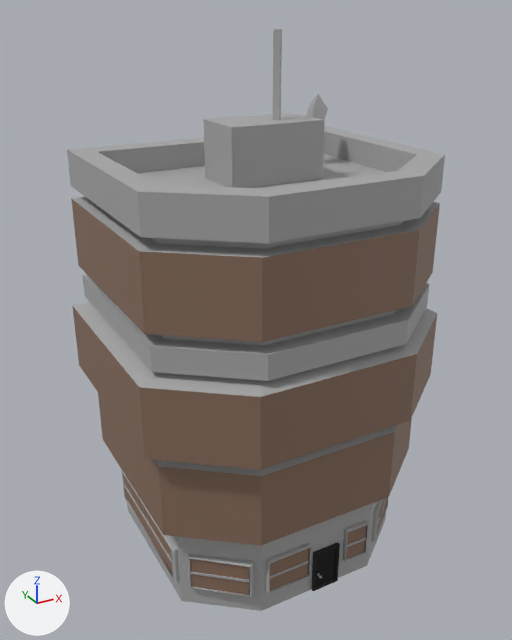
An edit to the FBX model SeniorProject2025/Assets/BetaBuildings/FancyOffice.fbx, drawn before and after from the same camera.
Rendered twice from a 50 mm camera at (-0.72, -1.142, 1.226) aimed at (-0.026, 0.12, 0.595). Lighting does not change. The marker at lower left points along +X, +Y and +Z. Where no turn or scale is listed for an object, it has been applied to the vertices.
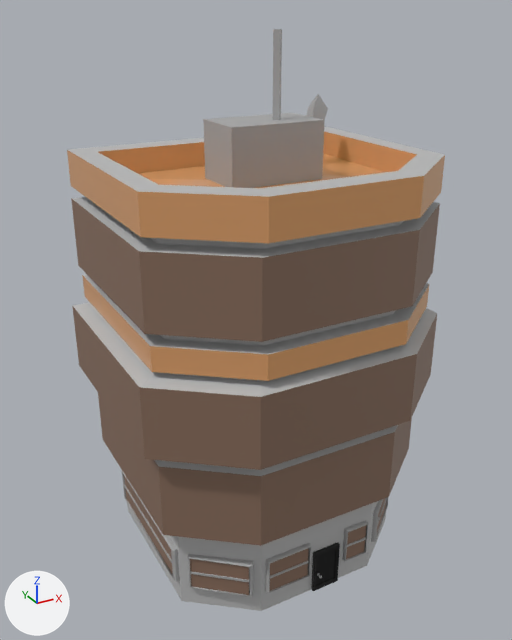
Pixel boxes [x1, y1, x2, y2] of what changed, in the pictures (512 x 640 px):
part 1 of me_mesh_005, recoloured: [146, 127, 444, 313] in both
part 2 of me_mesh_005, recoloured: [68, 143, 182, 601] in both
part 3 of me_mesh_005, recoloured: [260, 155, 444, 611] in both
part 4 of me_mesh_005, recoloured: [138, 185, 269, 611] in both
part 5 of me_mesh_005, recoloured: [67, 131, 445, 244] in both
part 6 of me_mesh_005, recoloured: [82, 275, 152, 372] in both
part 7 of me_mesh_005, recoloured: [268, 286, 429, 381] in both
part 8 of me_mesh_005, recoloured: [150, 346, 268, 381] in both

The change in detail:
Material 'lambert1' (mat_lambert1) is new.
Its base color is (0.5, 0.5, 0.5) (grey #bcbcbc).
Material 'standardSurface14' (mat_standardsurface14) is new.
Its base color is (0.648, 0.3, 0.142) (orange #d39569).
Its roughness is 0.2.
Its emission color is (0.312, 0.213, 0.0306) (yellow #987f31).
Its emission strength is 0.14.
me_mesh_005 has 162 vertices, 163 faces and spans x -0.356..0.356, y -0.291..0.291, z -0.003..0.93.
me_mesh_005 is used by ob_pcube241; location (-0.002, 0.111, 0.021).
me_mesh_005 part 1: 41 of the faces centred in x 0.0..0.32, y 0.0..0.263, z -0.003..0.93 switch from mat_standardsurface1 (grey #aaaaaa) to mat_lambert1 (grey #bcbcbc).
me_mesh_005 part 2: 27 of the faces centred in x -0.32..-0.214, y 0.027..0.263, z -0.003..0.93 switch from mat_standardsurface1 (grey #aaaaaa) to mat_lambert1 (grey #bcbcbc).
me_mesh_005 part 3: 26 of the faces centred in x 0.0..0.241, y -0.263..-0.178, z 0.096..0.93 switch from mat_standardsurface1 (grey #aaaaaa) to mat_lambert1 (grey #bcbcbc).
me_mesh_005 part 4: 13 of the faces centred in x -0.241..-0.214, y -0.201..-0.178, z 0.096..0.93 switch from mat_standardsurface1 (grey #aaaaaa) to mat_lambert1 (grey #bcbcbc).
me_mesh_005 part 5: all 24 faces centred in x -0.332..0.332, y -0.283..0.283, z 0.881..0.903 switch from mat_standardsurface1 (grey #aaaaaa) to mat_standardsurface14 (orange #d29569).
me_mesh_005 part 6: all 2 faces centred in x -0.328..-0.243, y 0.066..0.28, z 0.621 switch from mat_standardsurface1 (grey #aaaaaa) to mat_standardsurface14 (orange #d29569).
me_mesh_005 part 7: all 2 faces centred in x 0.0..0.243, y -0.28..-0.214, z 0.621 switch from mat_standardsurface1 (grey #aaaaaa) to mat_standardsurface14 (orange #d29569).
me_mesh_005 part 8: the 1 face centred in x -0.243, y -0.214, z 0.621 switches from mat_standardsurface1 (grey #aaaaaa) to mat_standardsurface14 (orange #d29569).
